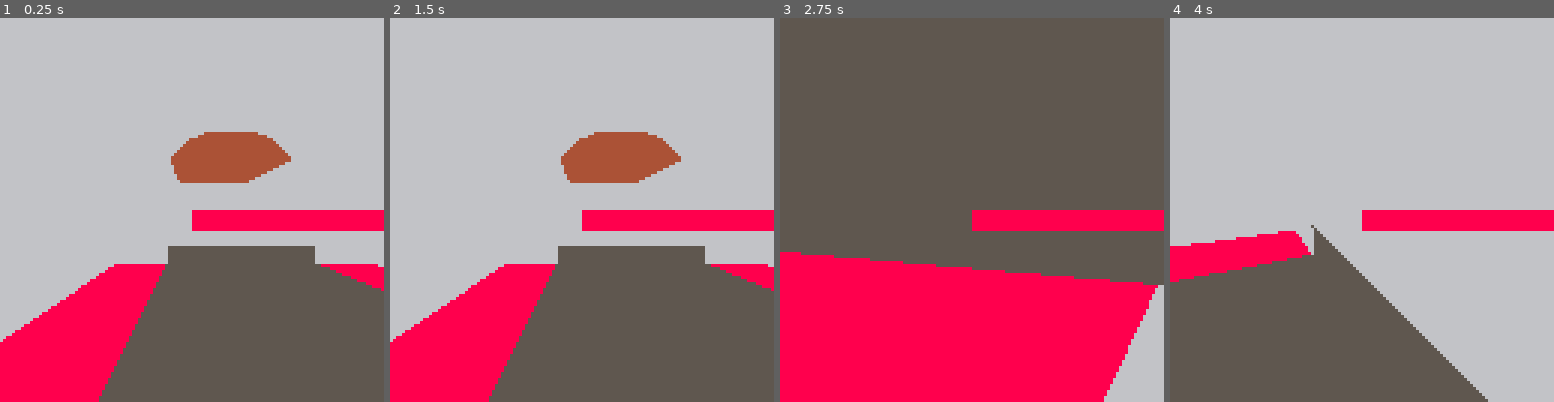
Above: before the commit, frames 1-4 (left to right).
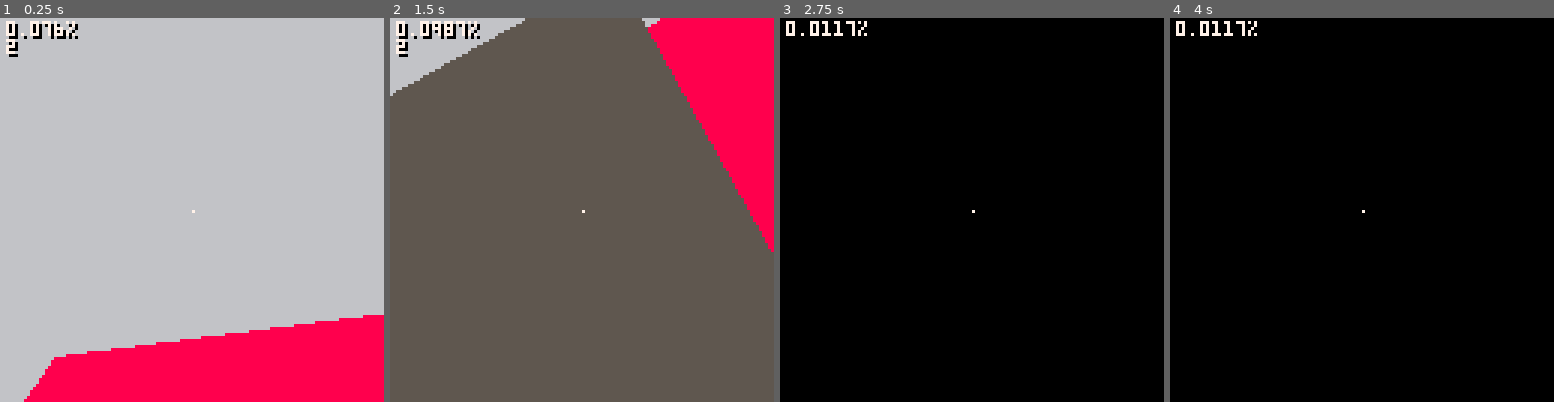
Above: after the commit, the same moments.

Repository: freds72/qk8
Game: PICO-8 cartridge carts/quak8.p8
Same seed, same stepped clock (60 frames per second), same inputs: the game is played once before the commit and once after it.
Inputs (mouse positions are in pixels of both pictures, inside the frame that each line leads up to):
- Up to frame 1 (0.25 s): no input
- Up to frame 2 (1.5 s): click (670, 121) at 0.67 s; click (436, 267) at 1.22 s
- Up to frame 3 (2.75 s): hold Right 1.6-2.1 s; hold P2 Left 1.6-2.1 s; click (887, 114) at 1.77 s; hold Up 2.15-2.42 s; hold P2 Down 2.15-2.42 s; click (952, 259) at 2.32 s; hold Right from 2.47 s (still down); hold P2 Left from 2.47 s (still down)
- Up to frame 4 (4 s): click (1404, 106) at 2.87 s; release Right at 3.03 s; release P2 Left at 3.03 s; hold Left 3.08-3.58 s; hold P2 Right 3.08-3.58 s; click (1465, 256) at 3.42 s; hold Down 3.63-3.97 s; hold P2 Up 3.63-3.97 s; click (1231, 102) at 3.97 s

The runs differ from the first frame. In frame 1, 39% of the frame differs, in the area x 0-100%, y 0-100%; in frame 2, 72%; in frame 3, 100%; in frame 4, 100%.

Commit message:
portal recursion working

Diff:
--- a/carts/quak8.p8
+++ b/carts/quak8.p8
@@ -5,7 +5,7 @@
 -- by freds72
 
 -- globals
-local cam
+local cam,plyr,level
 
 -- clipping globals
 local sessionid=0
@@ -45,6 +45,13 @@
 		v[2]+scale*dv[2],
 		v[3]+scale*dv[3]}
 end
+function v_min(a,b)
+	return {min(a[1],b[1]),min(a[2],b[2]),min(a[3],b[3])}
+end
+function v_max(a,b)
+	return {max(a[1],b[1]),max(a[2],b[2]),max(a[3],b[3])}
+end
+
 -- safe vector length
 function v_len(v)
 	local x,y,z=v[1],v[2],v[3]
@@ -93,11 +100,16 @@
 function m_up(m)
 	return {m[5],m[6],m[7]}
 end
+-- returns right vector from matrix
+function m_right(m)
+	return {m[1],m[2],m[3]}
+end
+
 function m_x_v(m,v)
 	local x,y,z=v[1],v[2],v[3]
 	return {m[1]*x+m[5]*y+m[9]*z+m[13],m[2]*x+m[6]*y+m[10]*z+m[14],m[3]*x+m[7]*y+m[11]*z+m[15]}
 end
-
+-- optimized 4x4 matrix mulitply
 function m_x_m(a,b)
 	local a11,a12,a13,a21,a22,a23,a31,a32,a33=a[1],a[5],a[9],a[2],a[6],a[10],a[3],a[7],a[11]
 	local b11,b12,b13,b14,b21,b22,b23,b24,b31,b32,b33,b34=b[1],b[5],b[9],b[13],b[2],b[6],b[10],b[14],b[3],b[7],b[11],b[15]
@@ -125,30 +137,12 @@
 end
 
 -- camera
-function make_cam(focal)
-	local yangle,zangle=0,0
-	local dyangle,dzangle=0,0
-
-	-- suppress offset calc
+function make_cam(x0,y0,focal)
+	-- shift
 	camera(-64,-64)
-
 	return {
 		pos={0,0,0},
-		control=function(self,pos,dist)
-			if(btn(0)) dyangle+=1
-			if(btn(1)) dyangle-=1
-			if(btn(2)) dzangle+=1
-			if(btn(3)) dzangle-=1
-
-			yangle+=dyangle/128
-			zangle+=dzangle/128
-			-- friction
-			dyangle*=0.8
-			dzangle*=0.8
-
-			local m=make_m_from_euler(zangle,yangle,0)
-			local pos=v_add(pos,m_fwd(m),dist)
-
+		track=function(self,pos,m)
 			-- inverse view matrix
 			-- only invert orientation part
 			m[2],m[5]=m[5],m[2]
@@ -163,7 +157,13 @@
 			})
 
 			self.pos=pos
-		end
+		end,
+	 	unproject=function(self,sx,sy)
+   		local m=self.m
+		 	local x,y,z=0.25*(sx-64)/focal,0.25*(64-sy)/focal,0.25
+		 	-- to world
+			return {m[1]*x+m[2]*y+m[3]*z,m[5]*x+m[6]*y+m[7]*z,m[9]*x+m[10]*y+m[11]*z}
+	 	end
 	}
 end
 
@@ -217,10 +217,9 @@
 				-- mix of near+far vertices?
 				if(is_clipped>0) verts=z_poly_clip(z_near,verts)
 				if #verts>2 then
-					verts.f=face
-					-- color replace
+					-- original object reference
+					verts.ref=face
 					verts.c=face.c
-					verts.key=ni/(y*y+z*z)
 					out[#out+1]=verts
 				end
 			end
@@ -229,20 +228,33 @@
 	end
 end
 
--- draw face
--- handles clipping as needed
-function draw_face(v0,v1,v2,v3,col)
-	if v0.outcode&v1.outcode&v2.outcode&(v3 and v3.outcode or 0xffff)==0 then
-		local verts={v0,v1,v2,v3}
-		if(v0.clipcode+v1.clipcode+v2.clipcode+(v3 and v3.clipcode or 0)>0) verts=z_poly_clip(z_near,verts)
-		if(#verts>2) polyfill(verts,col)
-	end
-end
-
+-- draw faces
 function draw_faces(faces)
 	for i,d in ipairs(faces) do
 		polyfill(d,d.c)
 	end
+end
+
+function collect_room(room,cam_pos,v_cache,out)
+	-- avoid looping
+	room.session=sessionid
+	-- collect portals
+	local out_portals={}
+	collect_faces(room.portals,cam_pos,v_cache,out_portals)
+	-- collect visible portals
+	for _,portal in pairs(out_portals) do
+		-- 'direct' the graph
+		local to=portal.ref.to
+		if to.session==sessionid then
+			to=portal.ref.from
+		end
+		if to.session!=sessionid then
+			collect_room(to,cam_pos,v_cache,out)
+		end
+	end
+	-- collect faces
+	-- far faces = top of 'stack'
+	collect_faces(room.faces,cam.pos,v_cache,out)
 end
 
 -- clipping
@@ -275,6 +287,9 @@
 local dither_pat={0b1111111111111111,0b0111111111111111,0b0111111111011111,0b0101111111011111,0b0101111101011111,0b0101 …(203 unchanged characters)…
 
 function _init()
+	-- mouse support
+	poke(0x5f2d,1)
+
 	-- fillp color mode
 	poke(0x5f34, 1)
 
@@ -282,30 +297,87 @@
 		dither_pat[k]=fp>>16
 	end
 
-	cam=make_cam(64,64,64)
+	cam=make_cam()
 	level=unpack_level()
-end
+	plyr={
+		pos=v_clone(level.start),
+		hdg=0,
+		pitch=0
+	}
+end
+
+local mousex,mousey
+local mouselb=false
+local roll=0
 
 function _update()
-	-- update texture
-	cam:control(level.start)
+	-- input
+	local mx,my,lmb=stat(32),stat(33),stat(34)==1
+
+  local dx,dz=0,0
+  if(btn(0) or btn(0,1)) dx=-4
+  if(btn(1) or btn(1,1)) dx=4
+  if(btn(2) or btn(2,1)) dz=1
+  if(btn(3) or btn(3,1)) dz=-1
+	roll+=dx
+	roll=lerp(roll,0,0.8)
+
+  if mousex then
+   if abs(mousex-64)<32 then
+   	plyr.hdg+=(mx-mousex)/128
+   else
+   	plyr.hdg+=(mx-64)/2048
+   end
+  end
+  if mousey then
+	  plyr.pitch+=(my-mousey)/128
+		plyr.pitch=mid(plyr.pitch,-0.25,0.25)
+	end
+
+	-- player: moves on a plane
+  local m=make_m_from_euler(0,plyr.hdg,0)
+  plyr.pos=v_add(plyr.pos,m_right(m),0.1*dx)
+  plyr.pos=v_add(plyr.pos,m_fwd(m),0.1*dz)
+
+	-- camera: follow head
+	cam:track(plyr.pos,make_m_from_euler(plyr.pitch,plyr.hdg,-roll/64))
+
+  mousex,mousey=mx,my
+	mouselb=lmb
 end
 
 function _draw()
 	sessionid+=1
 	cls()
 
-	local v_cache=setmetatable({m=cam.m},v_cache_cls)
-	local out={}
-
+	local out,v_cache={},setmetatable({m=cam.m},v_cache_cls)
+	local msg=""
+
+	-- find camera room
+	local cx,cy,cz,active_room=cam.pos[1],cam.pos[2],cam.pos[3]
+	-- todo: optimize
 	for _,r in pairs(level.rooms) do
-		collect_faces(r.faces,cam.pos,v_cache,out)
-	end
+		local vmin,vmax=r.vmin,r.vmax
+		if cx>=vmin[1] and cx<vmax[1] and
+			cy>=vmin[2] and cy<vmax[2] and
+			cz>=vmin[3] and cz<vmax[3] then
+			active_room=r
+			break
+		end
+	end
+	if active_room then
+		collect_room(active_room,cam_pos,v_cache,out)
+		msg=active_room.id
+	end
+
 	draw_faces(out)
 
-	rectfill(0,0,127,6,8)
-	local cpu=tostr(flr(100*stat(1))).."%"
-	print(cpu,128-#cpu*4,1,2)
+	-- reticule
+	pset(0,0,7)
+
+	local cpu=tostr(stat(1).."%")
+	print(cpu.."\n"..msg,-61,-62,0)
+	print(cpu.."\n"..msg,-62,-63,7)
 end
 
 -->8
@@ -370,20 +442,18 @@
 function unpack_level()
 	-- player start pos
 	local start=unpack_v()
-	print(start[1].."/"..start[2].."/"..start[3])
+
 	-- vertices
 	local verts={}
 	unpack_array(function()
 		add(verts,unpack_v())
 	end)
 
-	print("verts:"..#verts)
-
 	-- rooms
 	local rooms={}
 	unpack_array(function()
 		local id,faces=unpack_variant(),{}
-		print("room:"..id)
+		local vmin,vmax={32000,32000,32000},{-32000,-32000,-32000}
 		-- faces
 		unpack_array(function()
 			local f=unpack_face(verts)
@@ -392,20 +462,34 @@
 			-- viz check
 			f.cp=v_dot(f.n,f[1])
 
+			-- expand bouding box
+			for _,v in ipairs(f) do
+				vmin,vmax=v_min(vmin,v),v_max(vmax,v)
+			end
+
 			add(faces,f)
 		end)
+
 		-- portals
 		local portals={}
 		unpack_array(function()
-			local portal={from=id,to=unpack_variant(),ni=unpack_variant()}
+			-- hardocde 'always visible' flag
+			local portal={from=id,to=unpack_variant(),flags=1,ni=unpack_variant()}
 			for i=1,portal.ni do
 				-- direct reference to vertex
 				portal[i]=verts[unpack_variant()]
 			end
 			add(portals,portal)
 		end)
-		rooms[id]={faces=faces,portals=portals}
+		rooms[id]={id=id,faces=faces,portals=portals,vmin=vmin,vmax=vmax}
 	end)
+	-- fix portal references
+	for _,r in pairs(rooms) do
+		for _,p in pairs(r.portals) do
+			p.from=rooms[p.from]
+			p.to=rooms[p.to]
+		end
+	end
 	return {rooms=rooms,start=start}
 end
 
